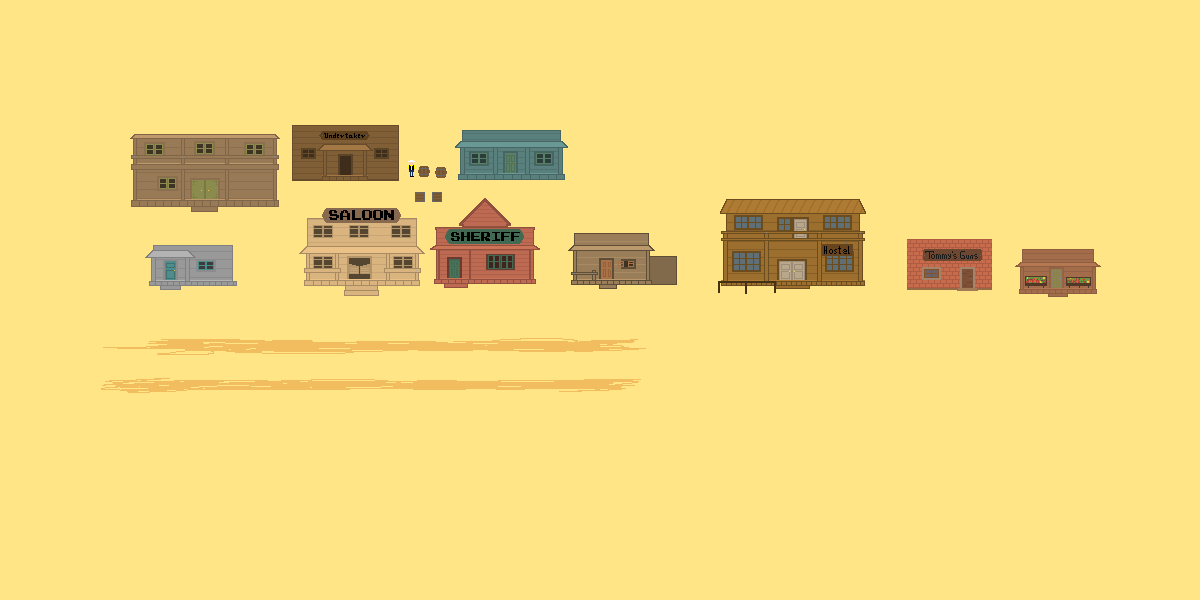
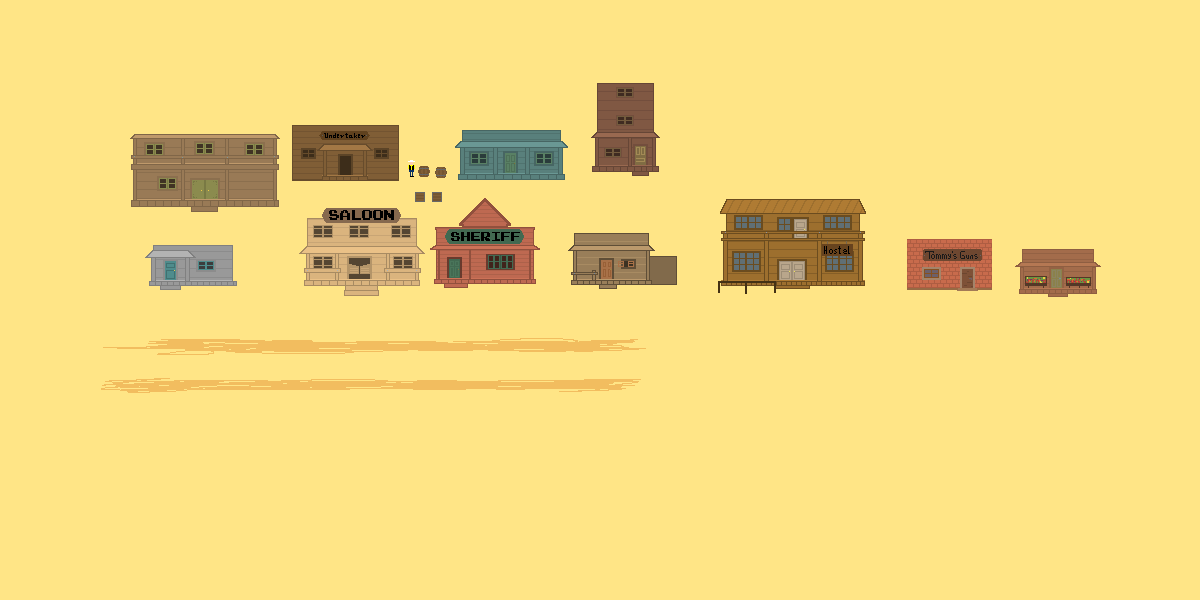
Layered file, before and after one edit (1200×600). Changes by layer:
showed group "dom#5" (3 layers) over [591, 83, 660, 176]
painted on "dom #5" over [632, 172, 649, 176]
